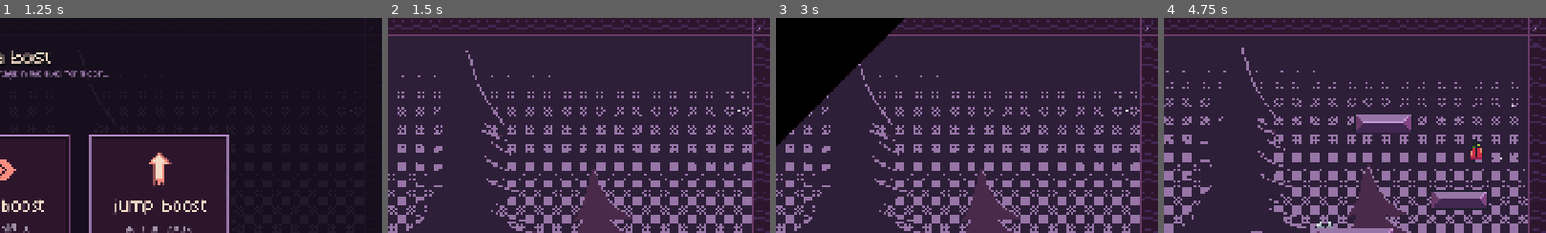
Above: before the commit, frames 1-4 (left to right).
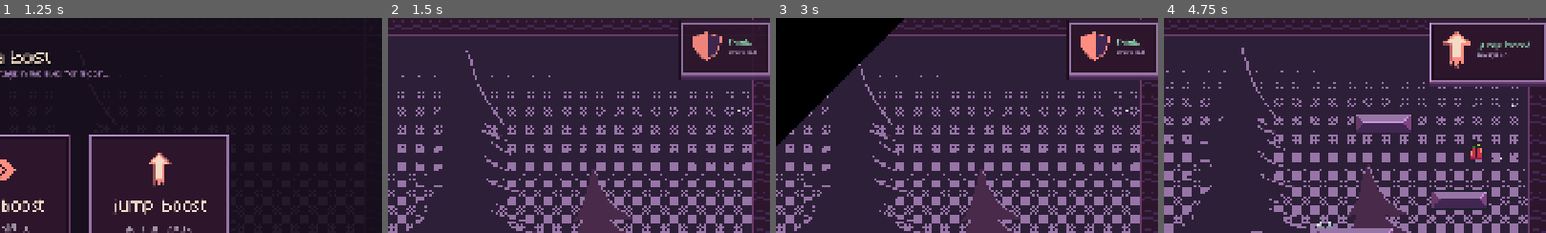
Above: after the commit, the same moments.

Repository: SmoothAsphaltRoads/thirdspacegame
Game: Godot game, scene res://scenes/startscreen.tscn
The game is run twice, just before and just after one commit, with the same random seed, the same clock (stepped at 60 frames per second) and the same inputs.
Inputs (mouse positions are % of the whole screen's width and height, from its top left):
- Up to frame 1 (1.25 s): click "Start" at 0.5 s
- Up to frame 2 (1.5 s): click (29, 50) at 1.25 s
- Up to frame 3 (3 s): tap E at 2, 2.75 s; move the mouse to (72, 45) at 2.02 s; hold W (jump) 2.03-2.78 s; hold D (right) from 2.03 s (still down); click (72, 45) at 2.17 s; move the mouse to (30, 55) at 2.77 s; tap N (next) at 2.85 s
- Up to frame 4 (4.75 s): tap W (jump) at 3.02, 3.05, 3.32 s; tap E at 3.5 s; move the mouse to (60, 28) at 3.52 s; release D (right) at 3.53 s; hold A (left) 3.53-4.25 s; hold W (jump) 3.53-4.25 s; tap Alt at 3.6 s; click (29, 50) at 4.25 s
The pictures show only the part of the screen within x 50-100%, y 0-50%; the shares and areas given below are measured in that part.

Frame 1 is identical in both runs. In frame 2, 2.4% of the frame differs, in the area x 76-100%, y 0-29%; in frame 3, 3.1%; in frame 4, 3.5%, in the area x 69-100%, y 0-32%.

Commit message:
added the indicator

Diff:
--- a/boost_menu.gd
+++ b/boost_menu.gd
@@ -84,6 +84,9 @@
 	var player = get_tree().get_first_node_in_group("player")
 	if player and player.has_method("apply_upgrade"):
 		player.apply_upgrade(id)
+	var indicator = get_tree().get_first_node_in_group("boost_indicator")
+	if indicator:
+		indicator.show_boost(id)
 	var timer = get_tree().get_first_node_in_group("level_timer")
 	if timer:
 		timer.reduce_time(cost)
--- /dev/null
+++ b/scenes/indicator.tscn
@@ -0,0 +1,50 @@
+[gd_scene format=3 uid="uid://bi0jtbc0mktpu"]
+
+[ext_resource type="Theme" uid="uid://bm42l5ap5x8nn" path="res://uiTheme.tres" id="1_y2dtm"]
+[ext_resource type="Texture2D" uid="uid://bo7kbvj682k8i" path="res://assets/ui/hud_panel.png" id="2_t3fs7"]
+
+[sub_resource type="StyleBoxTexture" id="StyleBoxTexture_t3fs7"]
+texture = ExtResource("2_t3fs7")
+texture_margin_left = 12.0
+texture_margin_top = 12.0
+texture_margin_right = 12.0
+texture_margin_bottom = 21.0
+expand_margin_left = 24.0
+expand_margin_top = 18.0
+expand_margin_right = 28.0
+expand_margin_bottom = 28.0
+
+[node name="Indicator" type="CanvasLayer" unique_id=734338946]
+
+[node name="Panel" type="PanelContainer" parent="." unique_id=435205770]
+anchors_preset = 1
+anchor_left = 1.0
+anchor_right = 1.0
+offset_left = -40.0
+offset_bottom = 50.0
+grow_horizontal = 0
+offset_transform_enabled = true
+offset_transform_position = Vector2(-24, 24)
+theme = ExtResource("1_y2dtm")
+theme_override_styles/panel = SubResource("StyleBoxTexture_t3fs7")
+
+[node name="HBox" type="HBoxContainer" parent="Panel" unique_id=385339004]
+layout_mode = 2
+theme_override_constants/separation = 16
+
+[node name="Icon" type="TextureRect" parent="Panel/HBox" unique_id=495958500]
+custom_minimum_size = Vector2(72, 72)
+layout_mode = 2
+
+[node name="Text" type="VBoxContainer" parent="Panel/HBox" unique_id=1729457928]
+layout_mode = 2
+alignment = 1
+
+[node name="Name" type="Label" parent="Panel/HBox/Text" unique_id=775972933]
+layout_mode = 2
+theme_override_colors/font_color = Color(0.56078434, 0.827451, 0.6901961, 1)
+
+[node name="Hint" type="Label" parent="Panel/HBox/Text" unique_id=1401971740]
+layout_mode = 2
+theme_override_colors/font_color = Color(0.6039216, 0.5254902, 0.67058825, 1)
+theme_override_font_sizes/font_size = 16
--- a/scenes/levels/level_1.tscn
+++ b/scenes/levels/level_1.tscn
@@ -10,6 +10,8 @@
 [ext_resource type="PackedScene" uid="uid://c6b3et2vxurl1" path="res://scenes/boost_menu.tscn" id="8_dga24"]
 [ext_resource type="PackedScene" uid="uid://b2m8idh0x87o4" path="res://scenes/pause_menu.tscn" id="8_s8va5"]
 [ext_resource type="PackedScene" uid="uid://cq5tgkwexdaa5" path="res://scenes/static_body_2d.tscn" id="9_qxy0u"]
+[ext_resource type="PackedScene" uid="uid://bi0jtbc0mktpu" path="res://scenes/indicator.tscn" id="11_excbq"]
+[ext_resource type="Script" uid="uid://dc1qsn5dlda6j" path="res://scripts/indicator.gd" id="12_iav0o"]
 
 [node name="LevelRoot" type="Node2D" unique_id=1702505771]
 script = ExtResource("1_8qukl")
@@ -54,4 +56,7 @@
 [node name="Spike2" parent="." unique_id=2032406116 instance=ExtResource("5_6761a")]
 position = Vector2(552, 932)
 
+[node name="Indicator" parent="." unique_id=734338946 instance=ExtResource("11_excbq")]
+script = ExtResource("12_iav0o")
+
 [editable path="InfoBlock"]
--- a/scenes/levels/level_10.tscn
+++ b/scenes/levels/level_10.tscn
@@ -11,6 +11,8 @@
 [ext_resource type="PackedScene" uid="uid://dvdkgakd6fglg" path="res://scenes/enemy.tscn" id="9_m2cpo"]
 [ext_resource type="PackedScene" uid="uid://b2m8idh0x87o4" path="res://scenes/pause_menu.tscn" id="9_sjq8i"]
 [ext_resource type="PackedScene" uid="uid://c6b3et2vxurl1" path="res://scenes/boost_menu.tscn" id="11_ivh0c"]
+[ext_resource type="PackedScene" uid="uid://bi0jtbc0mktpu" path="res://scenes/indicator.tscn" id="12_p7cwj"]
+[ext_resource type="Script" uid="uid://dc1qsn5dlda6j" path="res://scripts/indicator.gd" id="13_5db3f"]
 
 [node name="LevelRoot3" type="Node2D" unique_id=1702505771]
 script = ExtResource("1_sjq8i")
@@ -71,3 +73,6 @@
 
 [node name="Enemy" parent="." unique_id=389120182 instance=ExtResource("9_m2cpo")]
 position = Vector2(1124, 982)
+
+[node name="Indicator" parent="." unique_id=734338946 instance=ExtResource("12_p7cwj")]
+script = ExtResource("13_5db3f")
--- a/scenes/levels/level_11.tscn
+++ b/scenes/levels/level_11.tscn
@@ -11,6 +11,8 @@
 [ext_resource type="PackedScene" uid="uid://cq5tgkwexdaa5" path="res://scenes/static_body_2d.tscn" id="9_bk8ll"]
 [ext_resource type="PackedScene" uid="uid://b2m8idh0x87o4" path="res://scenes/pause_menu.tscn" id="10_4fty2"]
 [ext_resource type="PackedScene" uid="uid://c6b3et2vxurl1" path="res://scenes/boost_menu.tscn" id="11_1nnno"]
+[ext_resource type="PackedScene" uid="uid://bi0jtbc0mktpu" path="res://scenes/indicator.tscn" id="12_5tmw6"]
+[ext_resource type="Script" uid="uid://dc1qsn5dlda6j" path="res://scripts/indicator.gd" id="13_c8dgj"]
 
 [node name="LevelRoot" type="Node2D" unique_id=1076902885]
 script = ExtResource("1_ntgks")
@@ -96,3 +98,6 @@
 [node name="PauseMenu" parent="." unique_id=34280368 instance=ExtResource("10_4fty2")]
 
 [node name="BoostMenu" parent="." unique_id=151055942 instance=ExtResource("11_1nnno")]
+
+[node name="Indicator" parent="." unique_id=734338946 instance=ExtResource("12_5tmw6")]
+script = ExtResource("13_c8dgj")
--- a/scenes/levels/level_2.tscn
+++ b/scenes/levels/level_2.tscn
@@ -9,7 +9,9 @@
 [ext_resource type="PackedScene" uid="uid://d0dcjjhj8lyla" path="res://scenes/timer.tscn" id="7_ibugp"]
 [ext_resource type="PackedScene" uid="uid://b2m8idh0x87o4" path="res://scenes/pause_menu.tscn" id="9_3p04p"]
 [ext_resource type="PackedScene" uid="uid://dvdkgakd6fglg" path="res://scenes/enemy.tscn" id="10_nt80m"]
+[ext_resource type="PackedScene" uid="uid://bi0jtbc0mktpu" path="res://scenes/indicator.tscn" id="11_brxtv"]
 [ext_resource type="PackedScene" uid="uid://c6b3et2vxurl1" path="res://scenes/boost_menu.tscn" id="11_nt80m"]
+[ext_resource type="Script" uid="uid://dc1qsn5dlda6j" path="res://scripts/indicator.gd" id="12_brxtv"]
 
 [node name="LevelRoot" type="Node2D" unique_id=1702505771]
 script = ExtResource("1_8qukl")
@@ -49,3 +51,6 @@
 
 [node name="Spike2" parent="." unique_id=1192689381 instance=ExtResource("6_qpwj6")]
 position = Vector2(1366, 503)
+
+[node name="Indicator" parent="." unique_id=734338946 instance=ExtResource("11_brxtv")]
+script = ExtResource("12_brxtv")
--- a/scenes/levels/level_3.tscn
+++ b/scenes/levels/level_3.tscn
@@ -11,6 +11,8 @@
 [ext_resource type="PackedScene" uid="uid://b2m8idh0x87o4" path="res://scenes/pause_menu.tscn" id="9_3p04p"]
 [ext_resource type="PackedScene" uid="uid://dvdkgakd6fglg" path="res://scenes/enemy.tscn" id="10_nt80m"]
 [ext_resource type="PackedScene" uid="uid://c6b3et2vxurl1" path="res://scenes/boost_menu.tscn" id="11_nt80m"]
+[ext_resource type="PackedScene" uid="uid://bi0jtbc0mktpu" path="res://scenes/indicator.tscn" id="12_qi5uv"]
+[ext_resource type="Script" uid="uid://dc1qsn5dlda6j" path="res://scripts/indicator.gd" id="13_f6egh"]
 
 [node name="LevelRoot2" type="Node2D" unique_id=1702505771]
 script = ExtResource("1_8qukl")
@@ -68,3 +70,6 @@
 
 [node name="endgoal3" parent="." unique_id=1685497066 instance=ExtResource("5_l37oo")]
 position = Vector2(1018, 972)
+
+[node name="Indicator" parent="." unique_id=734338946 instance=ExtResource("12_qi5uv")]
+script = ExtResource("13_f6egh")
--- a/scenes/levels/level_4.tscn
+++ b/scenes/levels/level_4.tscn
@@ -11,6 +11,8 @@
 [ext_resource type="PackedScene" uid="uid://danb2mi7ejawn" path="res://scenes/end_goal.tscn" id="10_4wsov"]
 [ext_resource type="PackedScene" uid="uid://dvdkgakd6fglg" path="res://scenes/enemy.tscn" id="11_4wsov"]
 [ext_resource type="PackedScene" uid="uid://c6b3et2vxurl1" path="res://scenes/boost_menu.tscn" id="11_nt80m"]
+[ext_resource type="PackedScene" uid="uid://bi0jtbc0mktpu" path="res://scenes/indicator.tscn" id="12_qvnao"]
+[ext_resource type="Script" uid="uid://dc1qsn5dlda6j" path="res://scripts/indicator.gd" id="13_hsvsk"]
 
 [node name="LevelRoot3" type="Node2D" unique_id=1702505771]
 script = ExtResource("1_8qukl")
@@ -65,3 +67,6 @@
 
 [node name="Enemy" parent="." unique_id=389120182 instance=ExtResource("11_4wsov")]
 position = Vector2(1395, 928)
+
+[node name="Indicator" parent="." unique_id=734338946 instance=ExtResource("12_qvnao")]
+script = ExtResource("13_hsvsk")
--- a/scenes/levels/level_5.tscn
+++ b/scenes/levels/level_5.tscn
@@ -10,7 +10,9 @@
 [ext_resource type="PackedScene" uid="uid://d0dcjjhj8lyla" path="res://scenes/timer.tscn" id="7_ugcn1"]
 [ext_resource type="PackedScene" uid="uid://dvdkgakd6fglg" path="res://scenes/enemy.tscn" id="8_glw47"]
 [ext_resource type="PackedScene" uid="uid://b2m8idh0x87o4" path="res://scenes/pause_menu.tscn" id="10_tqnj0"]
+[ext_resource type="PackedScene" uid="uid://bi0jtbc0mktpu" path="res://scenes/indicator.tscn" id="12_5ke18"]
 [ext_resource type="PackedScene" uid="uid://c6b3et2vxurl1" path="res://scenes/boost_menu.tscn" id="12_6xwso"]
+[ext_resource type="Script" uid="uid://dc1qsn5dlda6j" path="res://scripts/indicator.gd" id="13_5ke18"]
 
 [node name="LevelRoot" type="Node2D" unique_id=1702505771]
 script = ExtResource("1_vvoq0")
@@ -80,3 +82,6 @@
 
 [node name="endgoal2" parent="." unique_id=1763857597 instance=ExtResource("5_l37oo")]
 position = Vector2(1802, 356)
+
+[node name="Indicator" parent="." unique_id=734338946 instance=ExtResource("12_5ke18")]
+script = ExtResource("13_5ke18")
--- a/scenes/levels/level_6.tscn
+++ b/scenes/levels/level_6.tscn
@@ -8,7 +8,9 @@
 [ext_resource type="PackedScene" uid="uid://dl40kt56yu4v" path="res://scenes/spike.tscn" id="6_qpwj6"]
 [ext_resource type="PackedScene" uid="uid://d0dcjjhj8lyla" path="res://scenes/timer.tscn" id="7_ugcn1"]
 [ext_resource type="PackedScene" uid="uid://b2m8idh0x87o4" path="res://scenes/pause_menu.tscn" id="9_sjq8i"]
+[ext_resource type="PackedScene" uid="uid://bi0jtbc0mktpu" path="res://scenes/indicator.tscn" id="10_m5qie"]
 [ext_resource type="PackedScene" uid="uid://c6b3et2vxurl1" path="res://scenes/boost_menu.tscn" id="11_ivh0c"]
+[ext_resource type="Script" uid="uid://dc1qsn5dlda6j" path="res://scripts/indicator.gd" id="11_kydov"]
 
 [node name="LevelRoot2" type="Node2D" unique_id=1702505771]
 script = ExtResource("1_sjq8i")
@@ -117,3 +119,6 @@
 
 [node name="Spike13" parent="." unique_id=1217910076 instance=ExtResource("6_qpwj6")]
 position = Vector2(595, 984)
+
+[node name="Indicator" parent="." unique_id=734338946 instance=ExtResource("10_m5qie")]
+script = ExtResource("11_kydov")
--- a/scenes/levels/level_7.tscn
+++ b/scenes/levels/level_7.tscn
@@ -10,6 +10,8 @@
 [ext_resource type="PackedScene" uid="uid://dvdkgakd6fglg" path="res://scenes/enemy.tscn" id="8_glw47"]
 [ext_resource type="PackedScene" uid="uid://b2m8idh0x87o4" path="res://scenes/pause_menu.tscn" id="9_sjq8i"]
 [ext_resource type="PackedScene" uid="uid://c6b3et2vxurl1" path="res://scenes/boost_menu.tscn" id="11_ivh0c"]
+[ext_resource type="PackedScene" uid="uid://bi0jtbc0mktpu" path="res://scenes/indicator.tscn" id="11_wreli"]
+[ext_resource type="Script" uid="uid://dc1qsn5dlda6j" path="res://scripts/indicator.gd" id="12_wreli"]
 
 [node name="LevelRoot3" type="Node2D" unique_id=1702505771]
 script = ExtResource("1_sjq8i")
@@ -91,3 +93,6 @@
 
 [node name="Enemy" parent="." unique_id=389120182 instance=ExtResource("8_glw47")]
 position = Vector2(1080, 738)
+
+[node name="Indicator" parent="." unique_id=734338946 instance=ExtResource("11_wreli")]
+script = ExtResource("12_wreli")
--- a/scenes/levels/level_8.tscn
+++ b/scenes/levels/level_8.tscn
@@ -9,7 +9,9 @@
 [ext_resource type="PackedScene" uid="uid://d0dcjjhj8lyla" path="res://scenes/timer.tscn" id="7_ugcn1"]
 [ext_resource type="PackedScene" uid="uid://b2m8idh0x87o4" path="res://scenes/pause_menu.tscn" id="9_sjq8i"]
 [ext_resource type="PackedScene" uid="uid://ci6u08oar1e0s" path="res://scenes/boost.tscn" id="10_xsrpe"]
+[ext_resource type="PackedScene" uid="uid://bi0jtbc0mktpu" path="res://scenes/indicator.tscn" id="11_0kxia"]
 [ext_resource type="PackedScene" uid="uid://c6b3et2vxurl1" path="res://scenes/boost_menu.tscn" id="11_ivh0c"]
+[ext_resource type="Script" uid="uid://dc1qsn5dlda6j" path="res://scripts/indicator.gd" id="12_5umh1"]
 
 [node name="LevelRoot3" type="Node2D" unique_id=1702505771]
 script = ExtResource("1_sjq8i")
@@ -136,3 +138,6 @@
 
 [node name="Boost2" parent="." unique_id=231876606 instance=ExtResource("10_xsrpe")]
 position = Vector2(987, 410)
+
+[node name="Indicator" parent="." unique_id=734338946 instance=ExtResource("11_0kxia")]
+script = ExtResource("12_5umh1")
--- a/scenes/levels/level_9.tscn
+++ b/scenes/levels/level_9.tscn
@@ -11,6 +11,8 @@
 [ext_resource type="PackedScene" uid="uid://dvdkgakd6fglg" path="res://scenes/enemy.tscn" id="9_m2cpo"]
 [ext_resource type="PackedScene" uid="uid://b2m8idh0x87o4" path="res://scenes/pause_menu.tscn" id="9_sjq8i"]
 [ext_resource type="PackedScene" uid="uid://c6b3et2vxurl1" path="res://scenes/boost_menu.tscn" id="11_ivh0c"]
+[ext_resource type="PackedScene" uid="uid://bi0jtbc0mktpu" path="res://scenes/indicator.tscn" id="12_xev4b"]
+[ext_resource type="Script" uid="uid://dc1qsn5dlda6j" path="res://scripts/indicator.gd" id="13_v1y24"]
 
 [node name="LevelRoot3" type="Node2D" unique_id=1702505771]
 script = ExtResource("1_sjq8i")
@@ -74,3 +76,6 @@
 
 [node name="Boost4" parent="." unique_id=681624843 instance=ExtResource("8_6nuwh")]
 position = Vector2(1651, 297)
+
+[node name="Indicator" parent="." unique_id=734338946 instance=ExtResource("12_xev4b")]
+script = ExtResource("13_v1y24")
--- /dev/null
+++ b/scripts/indicator.gd
@@ -0,0 +1,31 @@
+extends CanvasLayer
+
+const INFO := {
+	"speed" : ["speed boost", "always on", preload("res://assets/ui/icon-speed.png")],
+	"jump" : ["jump boost", "always on", preload("res://assets/ui/icon-jump.png")],
+	"glide" : ["fether fall", "hold jump", preload("res://assets/ui/icon-feather.png")],
+	"double_jump" : ["double jump", "jump twice midair", preload("res://assets/ui/icon-doublejump.png")],
+	"dash" : ["dash", "press shift", preload("res://assets/ui/icon-dash.png")],
+	"shield" : ["shield", "press [E]", preload("res://assets/ui/icon-shield.png")]
+}
+
+@onready var panel: PanelContainer = $Panel
+
+# Called when the node enters the scene tree for the first time.
+func _ready() -> void:
+	add_to_group("boost_indicator")
+	panel.visible = false
+
+func show_boost(id: String) -> void:
+	if not INFO.has(id):
+		return
+	$Panel/HBox/Icon.texture = INFO[id][2]
+	$Panel/HBox/Text/Name.text = INFO[id][0]
+	$Panel/HBox/Text/Hint.text = INFO[id][1]
+	panel.visible = true
+	panel.modulate.a = 0.0
+	create_tween().tween_property(panel, "modulate:a", 1.0, 0.2)
+
+func _process(delta: float) -> void:
+
+	pass
--- a/scripts/startmenu.gd
+++ b/scripts/startmenu.gd
@@ -24,6 +24,7 @@
 	if b.name == "Credits":
 		$UI/CreditsMenu.open()
 		return
+
 	if b.name == "Quit":
 		get_tree().quit()
 		return
Binary file added: assets/ui/hud_panel.png
Not shown, added: assets/ui/hud_panel.png.import
Binary file added: assets/ui/icon-dash.png
Not shown, added: assets/ui/icon-dash.png.import
Binary file added: assets/ui/icon-doublejump.png
Not shown, added: assets/ui/icon-doublejump.png.import
Binary file added: assets/ui/icon-feather.png
Not shown, added: assets/ui/icon-feather.png.import
Binary file added: assets/ui/icon-jump.png
Not shown, added: assets/ui/icon-jump.png.import
Binary file added: assets/ui/icon-shield.png
Not shown, added: assets/ui/icon-shield.png.import
(and 4 more such lines)
